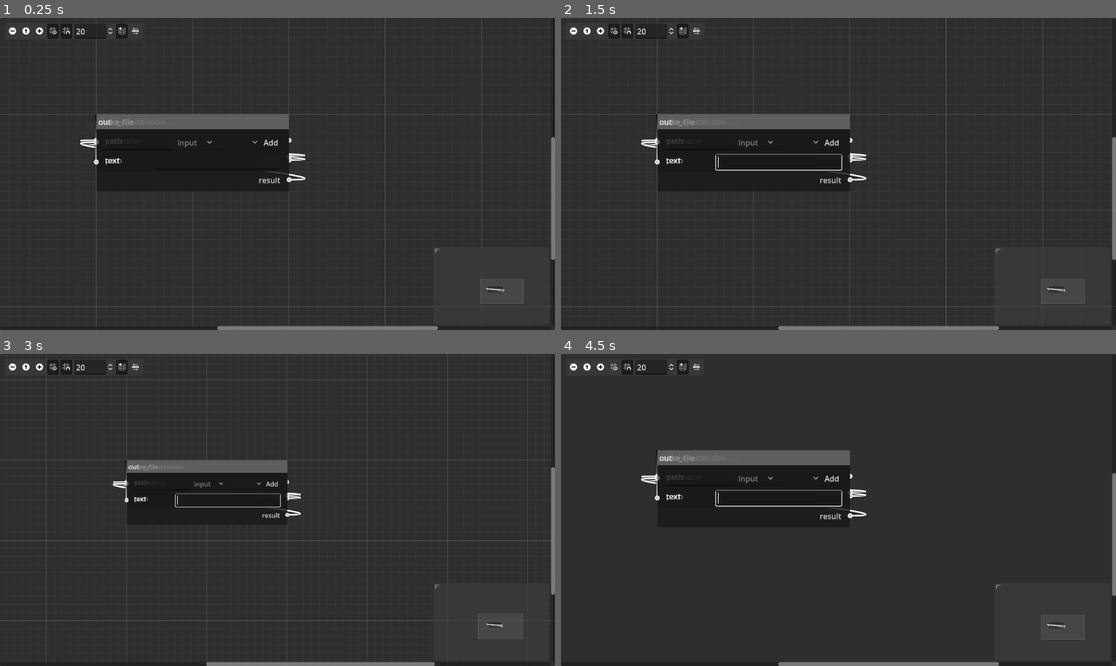
Above: before the commit, frames 1-4 (two rows, left to right).
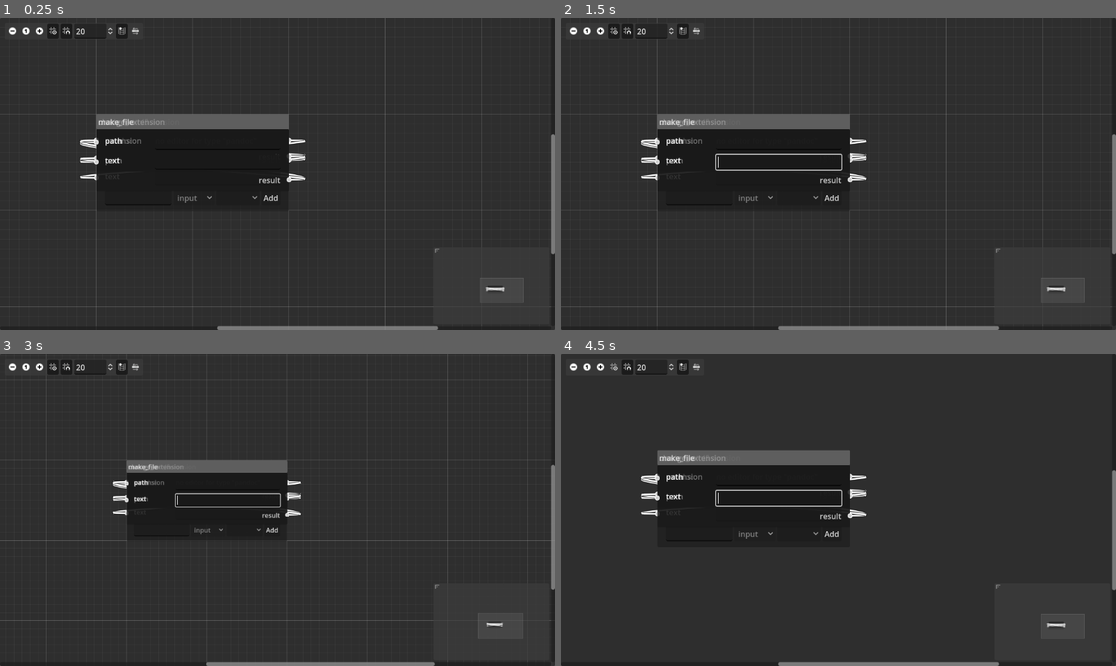
Above: after the commit, the same moments.

Repository: exodrifter/catbox
Game: Godot game, scene res://main.tscn
Two runs of this game, one before a commit and one after it. Both use one fixed random seed, a clock stepped at 60 frames per second and the inputs below.
Inputs (mouse positions are in pixels of both pictures, inside the frame that each line leads up to):
- Up to frame 1 (0.25 s): no input
- Up to frame 2 (1.5 s): click (699, 158) at 0.52 s; type "12" at 0.6 s; click (799, 158) at 1.27 s
- Up to frame 3 (3 s): click "Add" at 2 s; click (11, 366) at 2.75 s
- Up to frame 4 (4.5 s): click (599, 366) at 3.5 s; click (616, 366) at 4.25 s

The runs differ from the first frame. In frame 1, 0.8% of the frame differs, in the area x 14-100%, y 30-92%; in frame 2, 0.9%; in frame 3, 0.7%; in frame 4, 0.8%.

Commit message:
Fix connections in graph

Diff:
--- a/godot/catbox_node.gd
+++ b/godot/catbox_node.gd
@@ -34,7 +34,6 @@
 
 func setup():
 	title = function.function
-	name = function.function
 
 	for i in function.input_count:
 		add_slot(
--- a/godot/main.gd
+++ b/godot/main.gd
@@ -25,39 +25,12 @@
 	input_function.variable_outputs = true
 
 	input_node = CATBOX_NODE.instantiate()
+	input_node.name = "in"
 	input_node.function = input_function
 	for input in graph.inputs:
 		input_node.add_slot(input.name, input.type, CatboxSlot.SlotType.OutputSlot)
 	add_child(input_node)
-
-	# Add nodes
-	for n in graph.nodes:
-		var node: CatboxNode = CATBOX_NODE.instantiate()
-		node.function = functions[n.function]
-		add_child(node)
-
-	# Add connections
-	for n in graph.nodes:
-		for param in n.parameters:
-			match param.source.type:
-				"connection":
-					var connection_info = param.source.value.split(".")
-					var from_node: StringName = ""
-					var from_port: int = -1
-					for o in graph.nodes:
-						if o.id == connection_info[0]:
-							from_node = o.function
-							from_port = functions[o.function].output_names.find(connection_info[1])
-					print(connection_info[0], " # ", from_node, " ", from_port, " ", n.function, " ", functions[n.function].input_names.find(param.name))
-					var err = connect_node(
-						from_node,
-						from_port,
-						n.function,
-						functions[n.function].input_names.find(param.name)
-					)
-					print("!! ", err)
-				"constant":
-					pass # TODO
+	nodes["in"] = input_node
 
 	# Special output node
 	var output_function := FunctionResource.new()
@@ -65,9 +38,57 @@
 	output_function.variable_inputs = true
 
 	output_node = CATBOX_NODE.instantiate()
+	output_node.name = "out"
 	output_node.function = output_function
-	# TODO: load outputs
+	for output in graph.outputs:
+		output_node.add_slot(output.name, output.type, CatboxSlot.SlotType.InputSlot)
 	add_child(output_node)
+	nodes["out"] = output_node
+
+	# Add nodes
+	for n in graph.nodes:
+		var node: CatboxNode = CATBOX_NODE.instantiate()
+		node.name = n.id
+		node.function = functions[n.function]
+		add_child(node)
+		nodes[n.id] = node
+
+	# Add parameters
+	for param in graph.parameters:
+		match param.source.type:
+			"connection":
+				var to = resolve_key(param.key, CatboxSlot.SlotType.InputSlot)
+				var from = resolve_key(param.source.value, CatboxSlot.SlotType.OutputSlot)
+				connect_node(
+					from.id,
+					from.port,
+					to.id,
+					to.port
+				)
+			"constant":
+				pass # TODO
+
+func resolve_key(key: String, type: CatboxSlot.SlotType) -> Dictionary:
+	var info = key.split(".")
+	var slots: Array[CatboxSlot] = nodes[info[0]].slots
+	var index = -1
+	for i in slots.size():
+		var slot = slots[i]
+		if slot.slot_name == info[1] and slot.slot_type == type:
+			index = i
+
+			var count = 0
+			if type == CatboxSlot.SlotType.OutputSlot:
+				for s in slots:
+					if s.slot_type == CatboxSlot.SlotType.InputSlot:
+						count += 1
+			index -= count
+			break
+
+	return {
+		"id": info[0],
+		"port": index,
+	}
 
 static func from_api_json(json: String) -> Array[FunctionResource]:
 	var data = JSON.parse_string(json)
@@ -85,6 +106,3 @@
 		function.variable_outputs = item.variable_outputs
 		results.push_back(function)
 	return results
-
-func _on_connection_request(from_node: StringName, from_port: int, to_node: StringName, to_port: int) -> void:
-	print(from_node, " ", from_port, " ", to_node, " ", to_port)
--- a/godot/main.tscn
+++ b/godot/main.tscn
@@ -9,7 +9,7 @@
 grow_horizontal = 2
 grow_vertical = 2
 script = ExtResource("1_yl5ks")
-api_json = "[{\"inputs\":{\"extension\":\"text\",\"path\":\" …(1344 unchanged characters)… ":\"render_html5\",\"outputs\":{\"results\":\"text\"},\"variable_inputs\":false,\"variable_outputs\":false}]"
+api_json = "[{\"inputs\":{\"extension\":\"text\",\"path\":\" …(1344 unchanged characters)… ":\"render_html5\",\"outputs\":{\"result\":\"text\"},\"variable_inputs\":false,\"variable_outputs\":false}]"
 graph_json = "{
     \"inputs\": [
         {
@@ -17,152 +17,145 @@
             \"type\": \"path\"
         }
     ],
+    \"outputs\": [
+        {
+            \"name\": \"file\",
+            \"type\": \"file\"
+        },
+        {
+            \"name\": \"path\",
+            \"type\": \"path\"
+        },
+        {
+            \"name\": \"text\",
+            \"type\": \"text\"
+        }
+    ],
     \"nodes\": [
         {
             \"id\": \"read\",
-            \"function\": \"file_contents\",
-            \"parameters\": [
-                {
-                    \"name\": \"path\",
-                    \"source\": {
-                        \"type\": \"connection\",
-                        \"value\": \"in.path\"
-                    }
-                }
-            ]
+            \"function\": \"file_contents\"
         },
         {
             \"id\": \"parse\",
-            \"function\": \"parse_markdown\",
-            \"parameters\": [
-                {
-                    \"name\": \"text\",
-                    \"source\": {
-                        \"type\": \"connection\",
-                        \"value\": \"read.result\"
-                    }
-                }
-            ]
+            \"function\": \"parse_markdown\"
         },
         {
             \"id\": \"remap_links\",
-            \"function\": \"remap_link_extension\",
-            \"parameters\": [
-                {
-                    \"name\": \"pandoc\",
-                    \"source\": {
-                        \"type\": \"connection\",
-                        \"value\": \"parse.result\"
-                    }
-                },
-                {
-                    \"name\": \"from\",
-                    \"source\": {
-                        \"type\": \"constant\",
-                        \"value\": {
-                            \"type\": \"text\",
-                            \"value\": \".md\"
-                        }
-                    }
-                },
-                {
-                    \"name\": \"to\",
-                    \"source\": {
-                        \"type\": \"constant\",
-                        \"value\": {
-                            \"type\": \"text\",
-                            \"value\": \".html\"
-                        }
-                    }
-                }
-            ]
+            \"function\": \"remap_link_extension\"
         },
         {
             \"id\": \"render\",
-            \"function\": \"render_html5\",
-            \"parameters\": [
-                {
-                    \"name\": \"pandoc\",
-                    \"source\": {
-                        \"type\": \"connection\",
-                        \"value\": \"remap_links.result\"
-                    }
-                }
-            ]
+            \"function\": \"render_html5\"
         },
         {
             \"id\": \"new_path\",
-            \"function\": \"change_extension\",
-            \"parameters\": [
-                {
-                    \"name\": \"extension\",
-                    \"source\": {
-                        \"type\": \"constant\",
-                        \"value\": {
-                            \"type\": \"text\",
-                            \"value\": \"html\"
-                        }
-                    }
-                },
-                {
-                    \"name\": \"path\",
-                    \"source\": {
-                        \"type\": \"connection\",
-                        \"value\": \"in.path\"
-                    }
-                }
-            ]
+            \"function\": \"change_extension\"
         },
         {
             \"id\": \"output\",
-            \"function\": \"make_file\",
-            \"parameters\": [
-                {
-                    \"name\": \"path\",
-                    \"source\": {
-                        \"type\": \"connection\",
-                        \"value\": \"new_path.result\"
-                    }
-                },
-                {
-                    \"name\": \"text\",
-                    \"source\": {
-                        \"type\": \"connection\",
-                        \"value\": \"render.result\"
-                    }
-                }
-            ]
+            \"function\": \"make_file\"
         }
     ],
-    \"outputs\": [
+    \"parameters\": [
         {
-            \"name\": \"file\",
-            \"parameter\": {
-                \"name\": \"file\",
-                \"source\": {
-                    \"type\": \"connection\",
-                    \"value\": \"output.result\"
+            \"key\": \"read.path\",
+            \"source\": {
+                \"type\": \"connection\",
+                \"value\": \"in.path\"
+            }
+        },
+        {
+            \"key\": \"parse.text\",
+            \"source\": {
+                \"type\": \"connection\",
+                \"value\": \"read.result\"
+            }
+        },
+        {
+            \"key\": \"remap_links.pandoc\",
+            \"source\": {
+                \"type\": \"connection\",
+                \"value\": \"parse.result\"
+            }
+        },
+        {
+            \"key\": \"remap_links.from\",
+            \"source\": {
+                \"type\": \"constant\",
+                \"value\": {
+                    \"type\": \"text\",
+                    \"value\": \".md\"
                 }
             }
         },
         {
-            \"name\": \"path\",
-            \"parameter\": {
-                \"name\": \"path\",
-                \"source\": {
-                    \"type\": \"connection\",
-                    \"value\": \"new_path.result\"
+            \"key\": \"remap_links.to\",
+            \"source\": {
+                \"type\": \"constant\",
+                \"value\": {
+                    \"type\": \"text\",
+                    \"value\": \".html\"
                 }
             }
         },
         {
-            \"name\": \"text\",
-            \"parameter\": {
-                \"name\": \"text\",
-                \"source\": {
-                    \"type\": \"connection\",
-                    \"value\": \"render.result\"
+            \"key\": \"render.pandoc\",
+            \"source\": {
+                \"type\": \"connection\",
+                \"value\": \"remap_links.result\"
+            }
+        },
+        {
+            \"key\": \"new_path.extension\",
+            \"source\": {
+                \"type\": \"constant\",
+                \"value\": {
+                    \"type\": \"text\",
+                    \"value\": \"html\"
                 }
+            }
+        },
+        {
+            \"key\": \"new_path.path\",
+            \"source\": {
+                \"type\": \"connection\",
+                \"value\": \"in.path\"
+            }
+        },
+        {
+            \"key\": \"output.path\",
+            \"source\": {
+                \"type\": \"connection\",
+                \"value\": \"new_path.result\"
+            }
+        },
+        {
+            \"key\": \"output.text\",
+            \"source\": {
+                \"type\": \"connection\",
+                \"value\": \"render.result\"
+            }
+        },
+        {
+            \"key\": \"out.file\",
+            \"source\": {
+                \"type\": \"connection\",
+                \"value\": \"output.result\"
+            }
+        },
+        {
+            \"key\": \"out.path\",
+            \"source\": {
+                \"type\": \"connection\",
+                \"value\": \"new_path.result\"
+            }
+        },
+        {
+            \"key\": \"out.text\",
+            \"source\": {
+                \"type\": \"connection\",
+                \"value\": \"render.result\"
             }
         }
     ]
Not shown, changed: app/Catbox/Function/Pandoc.hs
